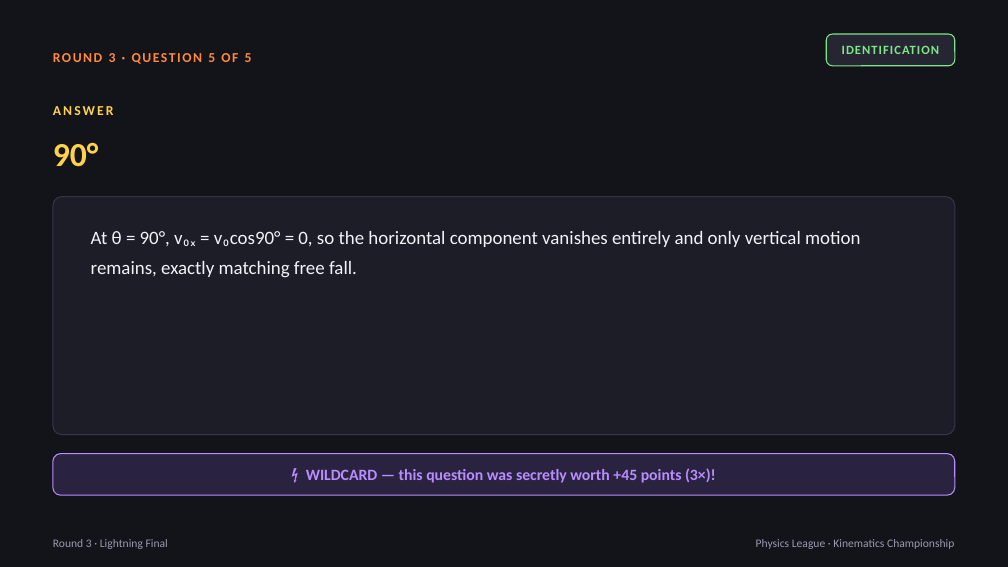
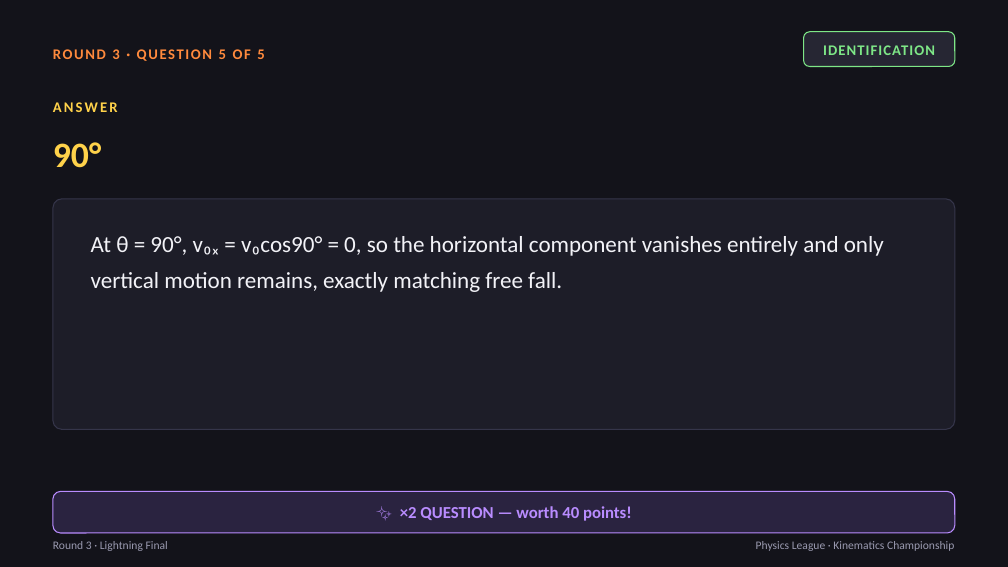
Before and after one commit to lestojas/physics, a slide deck: slide 48 of Physics-League-Kinematics-Championship.pptx (slide 47 before the commit). Drawn at 1008x567 pixels with LibreOffice and Linux fonts; fonts in the diff are those of the drawing. Boxes give left, top, right and bottom in pixels: in the first picture for what was removed or moved away, otherwise in the second. Text is boxed around its words. In the diff, an @@ line names an element or a change of style, - is before the commit and + after.

```diff
--- a/Physics-League-Kinematics-Championship.pptx
+++ b/Physics-League-Kinematics-Championship.pptx
@@ text "ROUND 3 · QUESTION 5 ..." at [112, 49, 264, 59]: size 13 to 14 pt @@
@@ text "IDENTIFICATION": place and size @@
-text "IDENTIFICATION" at [842, 45, 940, 54]
+text "IDENTIFICATION" at [823, 45, 935, 55]
@@ text "IDENTIFICATION" at [823, 45, 935, 55]: size 12 to 14 pt @@
@@ rounded rectangle at [804, 32, 955, 67]: proportions changed @@
@@ rounded rectangle: place and size @@
-rounded rectangle at [827, 34, 955, 66]
+rounded rectangle at [804, 32, 955, 67]
@@ text "90°" at [53, 142, 101, 168]: size 32 to 34 pt @@
@@ text "ANSWER" at [53, 102, 118, 112]: size 13 to 14 pt @@
@@ rounded rectangle: place and size @@
-rounded rectangle at [53, 197, 955, 435]
+rounded rectangle at [53, 199, 955, 430]
@@ rounded rectangle at [53, 199, 955, 430]: proportions changed @@
@@ text "At θ = 90°, v₀ₓ ..." at [91, 236, 884, 292]: size 18 to 22 pt @@
@@ rounded rectangle: place and size @@
-rounded rectangle at [53, 454, 955, 495]
+rounded rectangle at [53, 492, 955, 533]
@@ text at [400, 506, 632, 521]: text changed; size 15 to 16 pt @@
-⚡ WILDCARD — this question was secretly worth +45 points (3×)!
+✨ ×2 QUESTION — worth 40 points!
```
Also in this commit, not shown: 44 other slides changed, 5 slides added, 3 slides removed.
